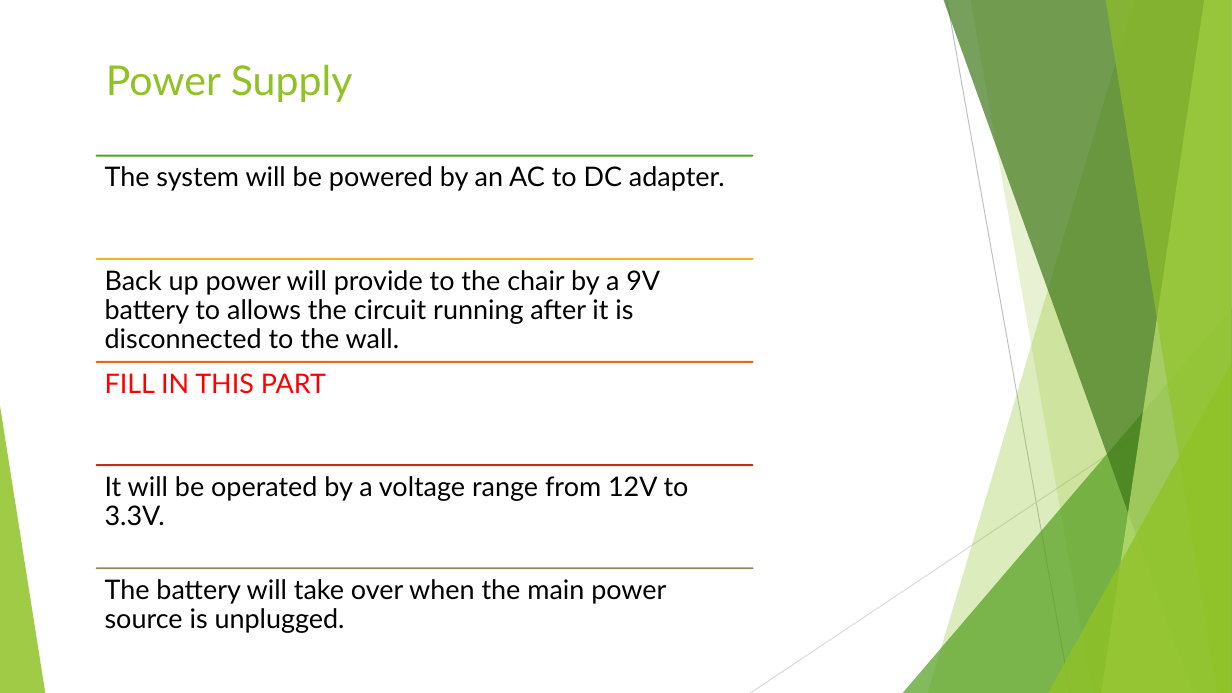
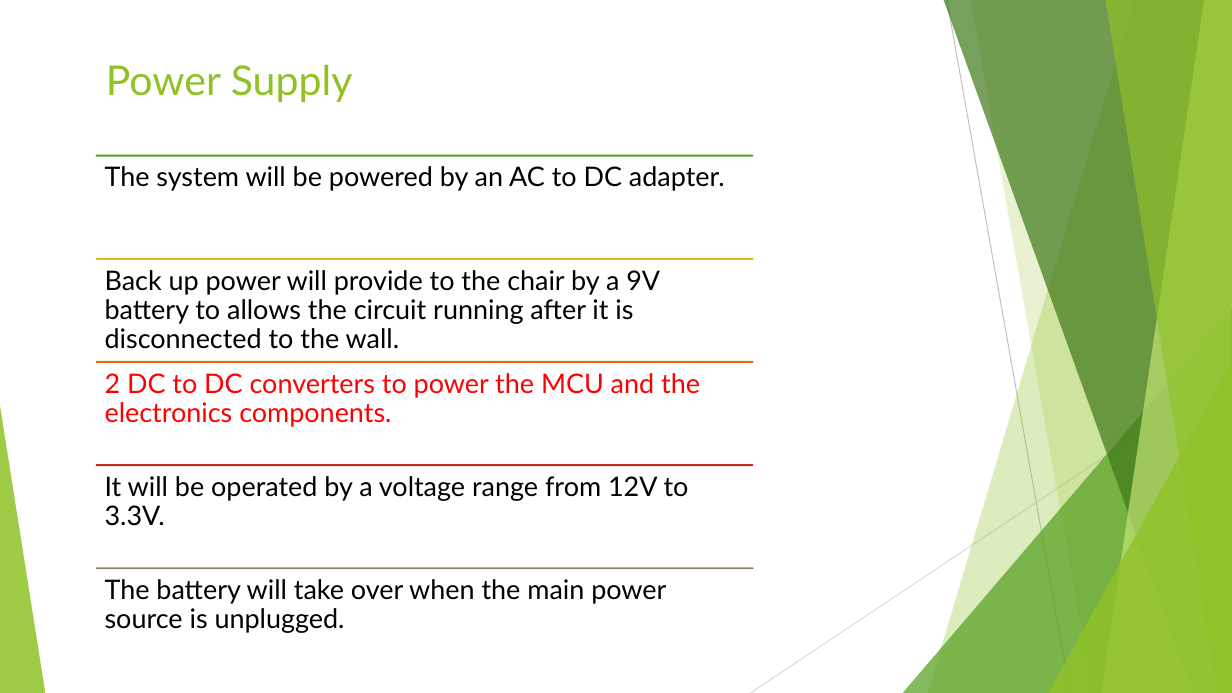
Before and after one commit to annavaykean/seniordesign_protoype, a slide deck: slide 7 of FinalPresentation.pptx. Drawn at 1232x693 pixels with LibreOffice and Linux fonts; fonts in the diff are those of the drawing. Boxes give left, top, right and bottom in pixels: in the first picture for what was removed or moved away, otherwise in the second. Text is boxed around its words. In the diff, an @@ line names an element or a change of style, - is before the commit and + after.

Commit message:
Power Supply PPT

```diff
--- a/FinalPresentation.pptx
+++ b/FinalPresentation.pptx
@@ text at [105, 373, 700, 427]: text changed @@
-FILL IN THIS PART
+2 DC to DC converters to power the MCU and the electronics components.
```
Also in this commit, not shown: 2 other slides changed.
